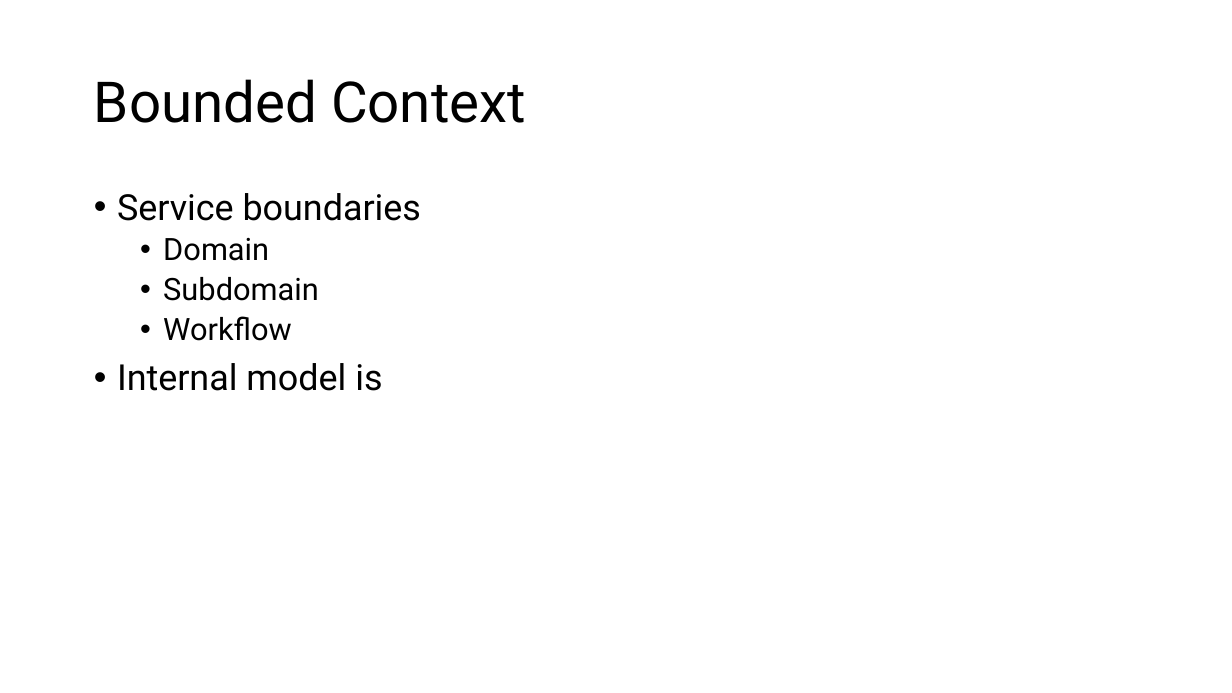
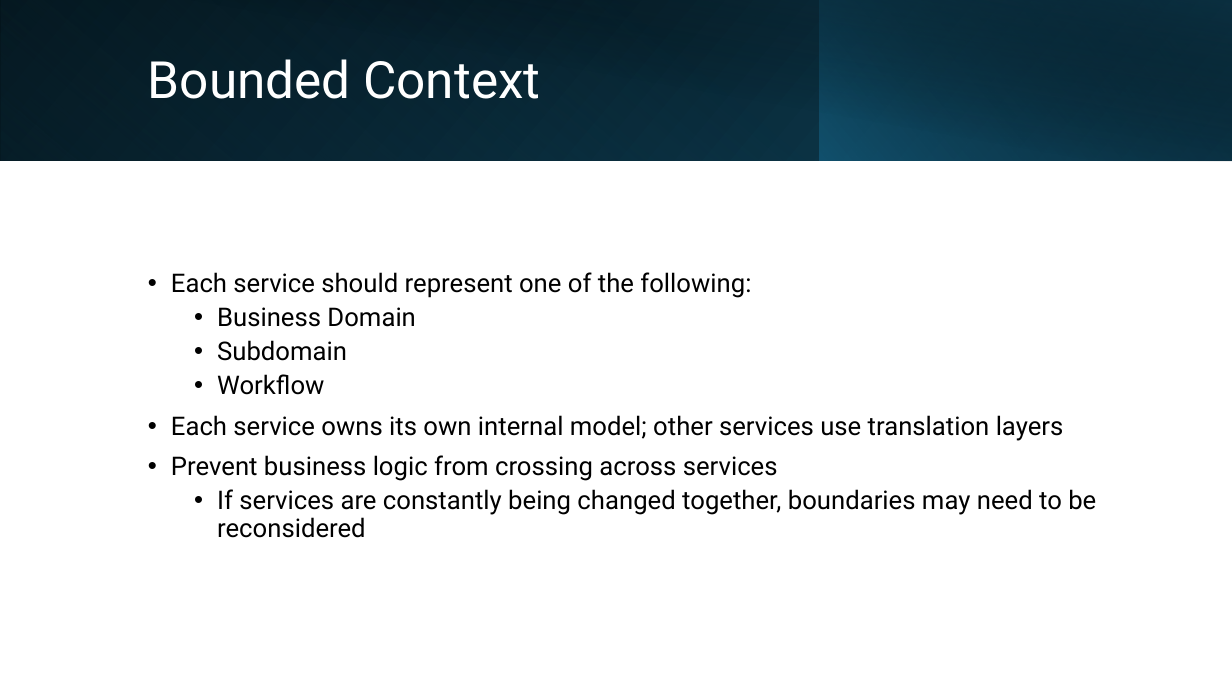
Before and after one commit to bwharris1125/CS7319_Homework3, a slide deck: slide 4 of presentations/Chapter_18-Microservices_Arch.pptx. Drawn at 1232x693 pixels with LibreOffice and Linux fonts; fonts in the diff are those of the drawing. Boxes give left, top, right and bottom in pixels: in the first picture for what was removed or moved away, otherwise in the second. Text is boxed around its words. In the diff, an @@ line names an element or a change of style, - is before the commit and + after.

```diff
--- a/presentations/Chapter_18-Microservices_Arch.pptx
+++ b/presentations/Chapter_18-Microservices_Arch.pptx
@@ rectangle added at [0, 0, 1232, 161], fill gradient #000000 to #104862 @@
@@ rectangle added at [0, 0, 821, 161], fill gradient #156082 to #0B3041 @@
@@ rectangle added at [46, 0, 1232, 162], fill gradient #000000 to #0B3041 @@
@@ rectangle added at [820, 0, 1232, 161], fill gradient #156082 to #000000 @@
@@ title "Bounded Context": place and size @@
-title "Bounded Context" at [94, 79, 526, 123]
+title "Bounded Context" at [148, 59, 540, 99]
@@ title "Bounded Context" at [148, 59, 540, 99]: size 44 to 40 pt, text colour #000000 to #FFFFFF @@
@@ text "Each service should represent one ...": place and size @@
-text "Each service should represent one ..." at [117, 193, 421, 391]
+text "Each service should represent one ..." at [171, 272, 1096, 538]
@@ text "Each service should represent one ..." at [171, 272, 1096, 538]: vertical alignment top to middle @@
@@ text at [171, 272, 751, 327]: text changed; size 28 to 20 pt @@
-• Service boundaries
-  • Domain
+• Each service should represent one of the following:
+  • Business Domain
@@ text at [217, 340, 347, 395]: size 24 to 20 pt in "Subdomain", "Workflow" @@
@@ text at [171, 415, 1096, 538]: text changed; size 28 to 20 pt @@
-• Internal model is
+• Each service owns its own internal model; other services use translation layers
+• Prevent business logic from crossing across services
+  • If services are constantly being changed together, boundaries may need to be reconsidered
```
Also in this commit, not shown: 3 other slides changed, 9 slides added, 10 slides removed, 1 other file.
